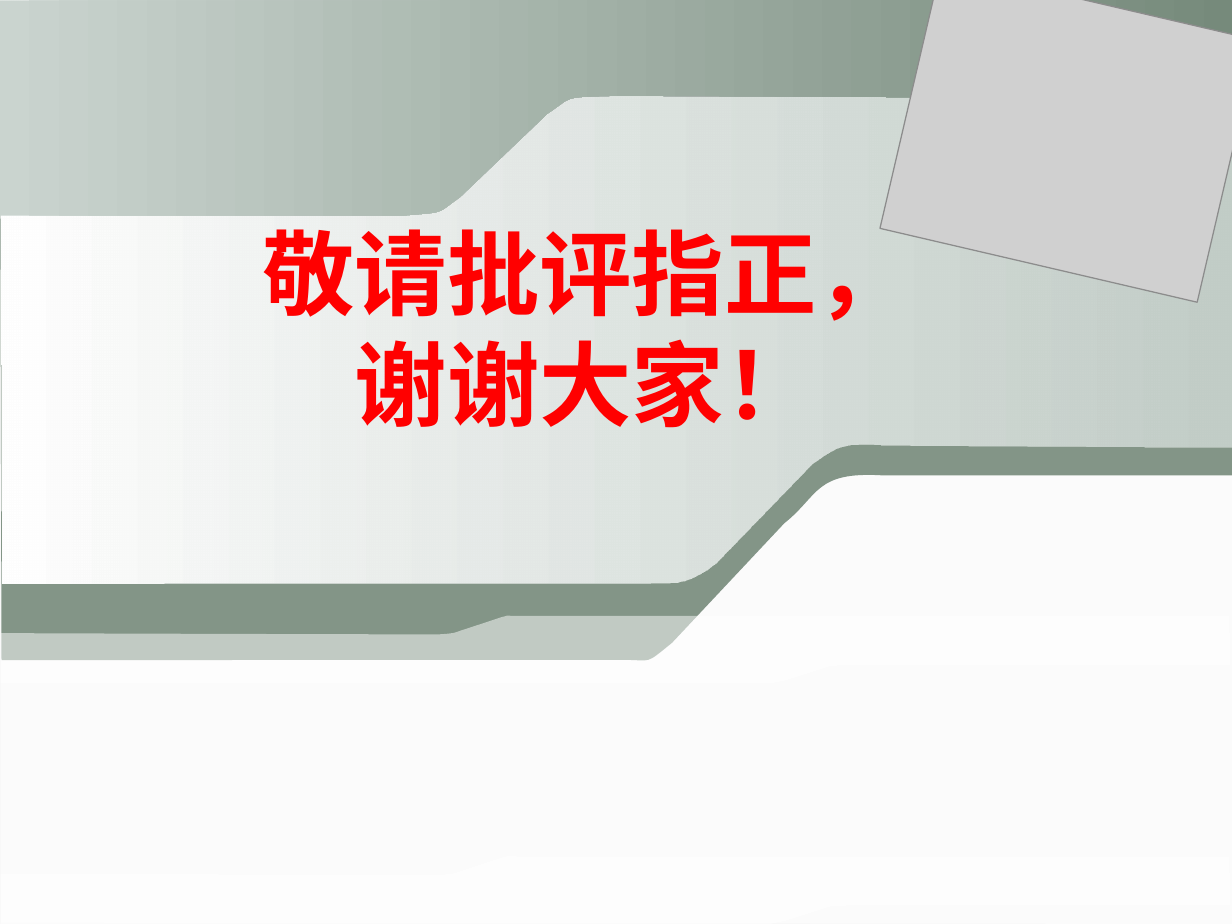
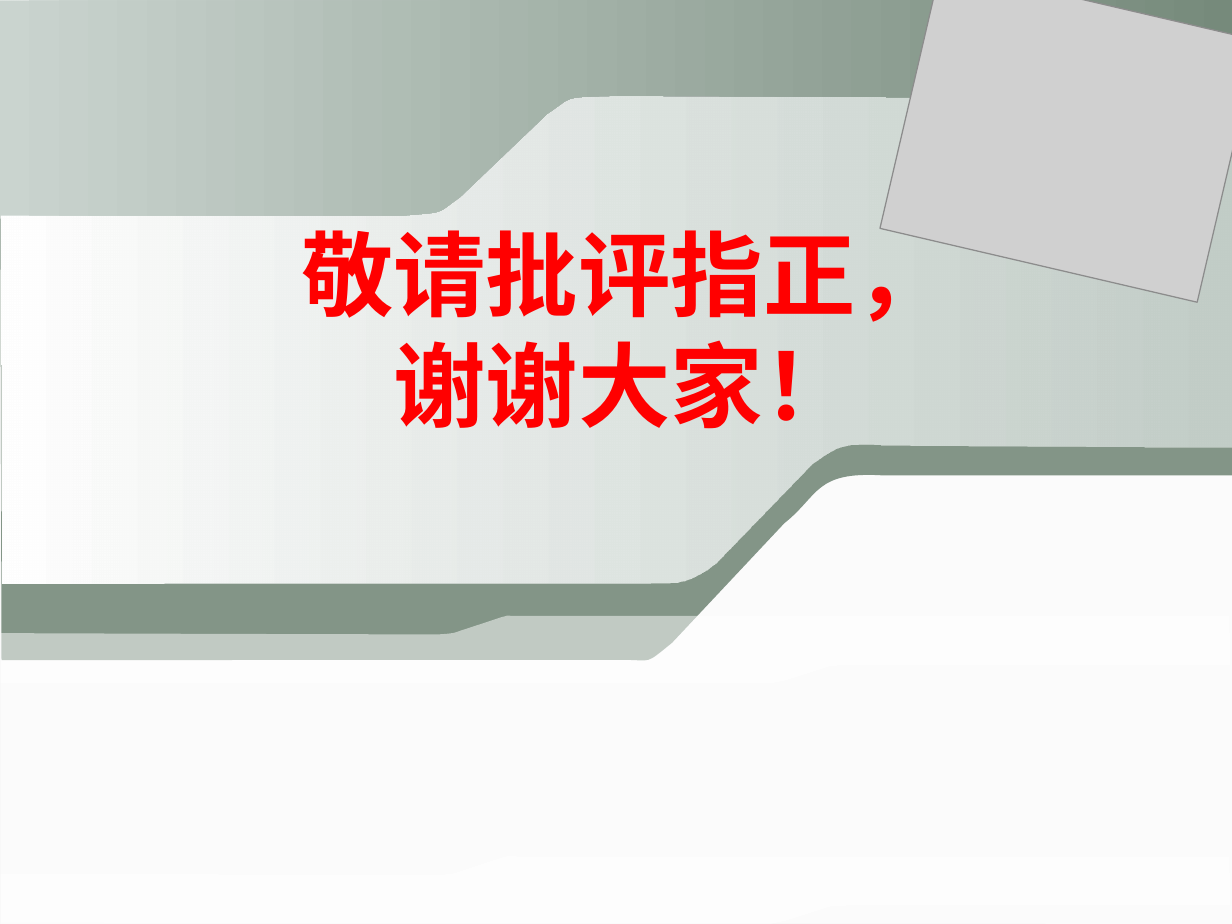
Before and after one commit to ilvcr/GraduationProject, a slide deck: slide 46 of ppt/yoghourtppt.pptx. Drawn at 1232x924 pixels with LibreOffice and Linux fonts; fonts in the diff are those of the drawing; grey boxes stand for pictures. Boxes give left, top, right and bottom in pixels: in the first picture for what was removed or moved away, otherwise in the second. Text is boxed around its words. In the diff, an @@ line names an element or a change of style, - is before the commit and + after.

```diff
--- a/ppt/yoghourtppt.pptx
+++ b/ppt/yoghourtppt.pptx
@@ text "敬请批评指正，": place and size @@
-text "敬请批评指正，" at box(262, 214, 909, 428)
+text "敬请批评指正，" at box(301, 215, 948, 429)
```
Also in this commit, not shown: 6 other slides changed.
